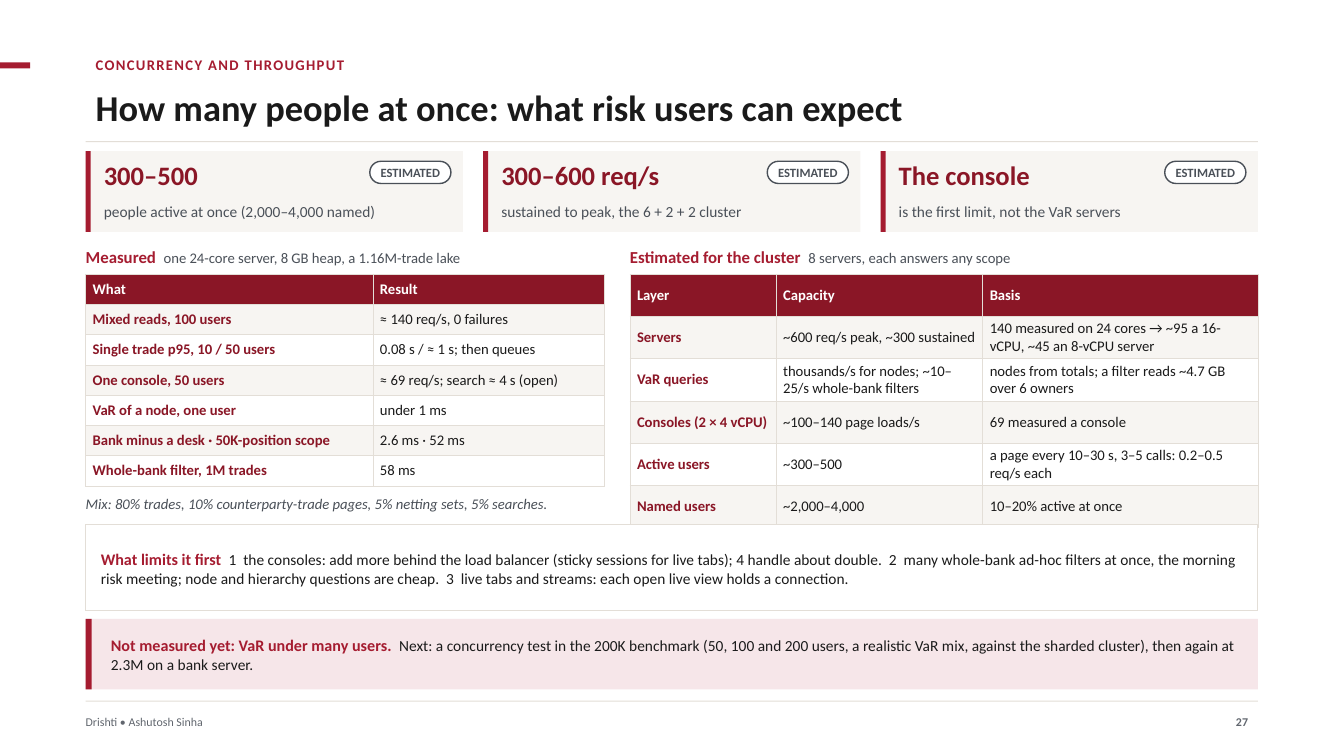
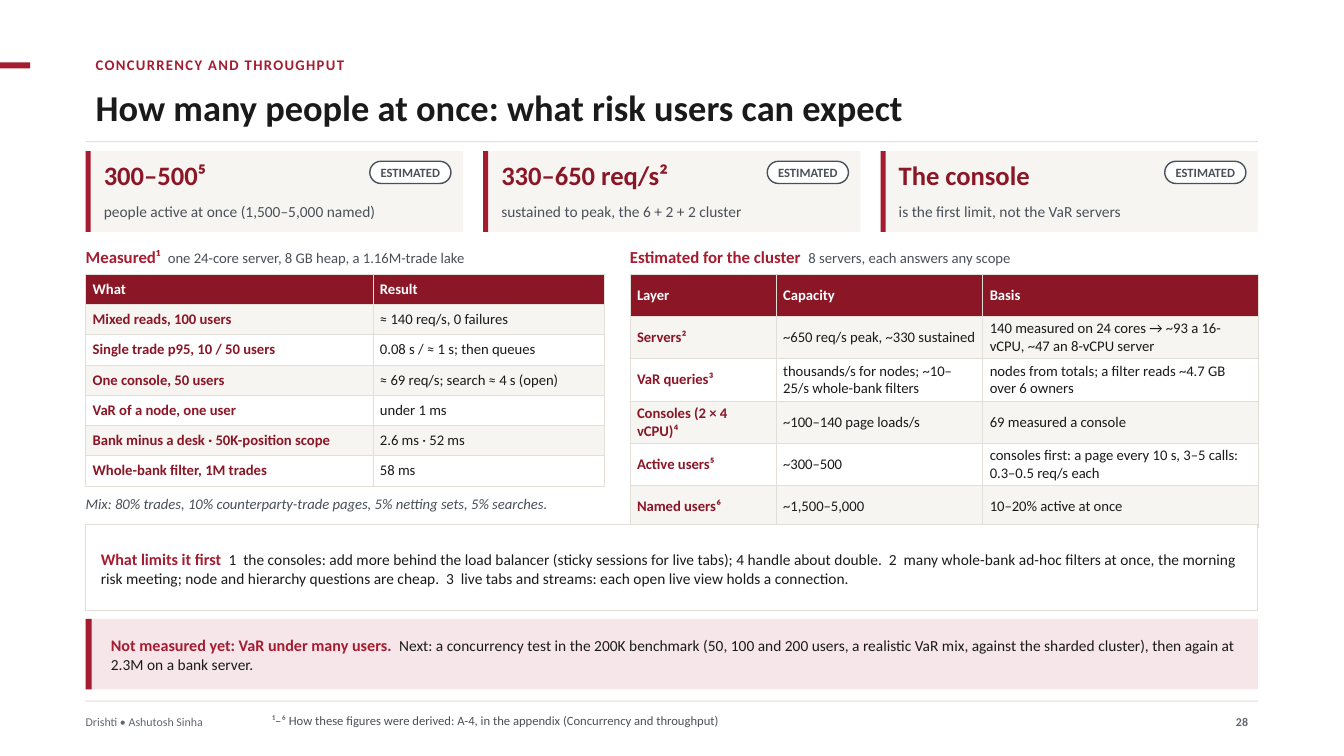
Before and after one commit to ajsinha/drishti, a slide deck: slide 28 of docs/publications/Drishti-VaR-Engine.pptx (slide 27 before the commit). Drawn at 1344x756 pixels with LibreOffice and Linux fonts; fonts in the diff are those of the drawing. Boxes give left, top, right and bottom in pixels: in the first picture for what was removed or moved away, otherwise in the second. Text is boxed around its words. In the diff, an @@ line names an element or a change of style, - is before the commit and + after.

Commit message:
Decks reorganised: one shape for every deck, the two AWS decks merged into Drishti-on-AWS, the VaR deck with the Market and World editions and one roadmap, every estimate footnoted with its derivation (figures corrected: shard owner 128 GB RAM and a 36 GB heap, 330-650 req/s); EXPOSURE_GUIDE 27.3's seven-year path storage is about 130 TB

```diff
--- a/docs/publications/Drishti-VaR-Engine.pptx
+++ b/docs/publications/Drishti-VaR-Engine.pptx
@@ text at box(104, 164, 207, 185): text changed @@
-300–500
+300–500⁵
@@ text at box(501, 164, 668, 190): text changed @@
-300–600 req/s
+330–650 req/s²
@@ text at box(104, 206, 375, 220): text changed @@
-people active at once (2,000–4,000 named)
+people active at once (1,500–5,000 named)
@@ text at box(86, 250, 465, 266): text changed @@
-Measured one 24-core server, 8 GB heap, a 1.16M-trade lake
+Measured¹ one 24-core server, 8 GB heap, a 1.16M-trade lake
@@ table at box(630, 274, 1258, 528) @@
-row 2: Servers | ~600 req/s peak, ~300 sustained | 140 measured on 24 cores → ~95 a 16-vCPU, ~45 an 8-vCPU server
+row 2: Servers² | ~650 req/s peak, ~330 sustained | 140 measured on 24 cores → ~93 a 16-vCPU, ~47 an 8-vCPU server
-row 3, column 1: VaR queries
+row 3, column 1: VaR queries³
-row 4, column 1: Consoles (2 × 4 vCPU)
+row 4, column 1: Consoles (2 × 4 vCPU)⁴
-row 5, column 1: Active users
+row 5, column 1: Active users⁵
-row 5, column 3: a page every 10–30 s, 3–5 calls: 0.2–0.5 req/s each
+row 5, column 3: consoles first: a page every 10 s, 3–5 calls: 0.3–0.5 req/s each
-row 6, column 1: Named users
+row 6, column 1: Named users⁶
-row 6, column 2: ~2,000–4,000
+row 6, column 2: ~1,500–5,000
@@ text added at box(272, 715, 718, 727), 9 pt, text #4A5058 @@
+¹–⁶ How these figures were derived: A-4, in the appendix (Concurrency and throughput)
@@ page number at box(1236, 718, 1248, 726): text changed @@
-27
+28
```
Also in this commit, not shown: 33 other slides changed, 14 slides added, 4 slides removed, 13 other files.
